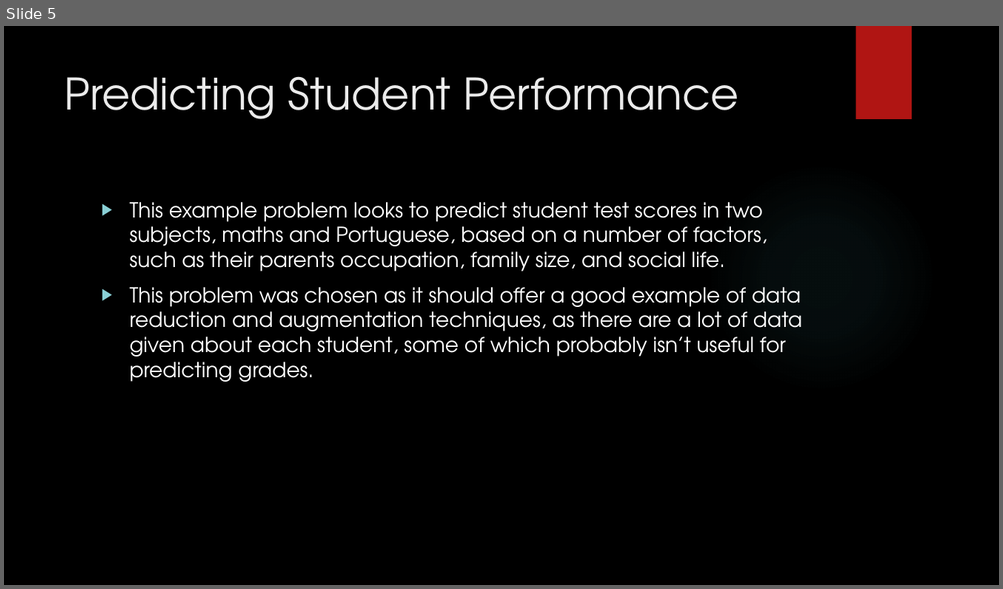
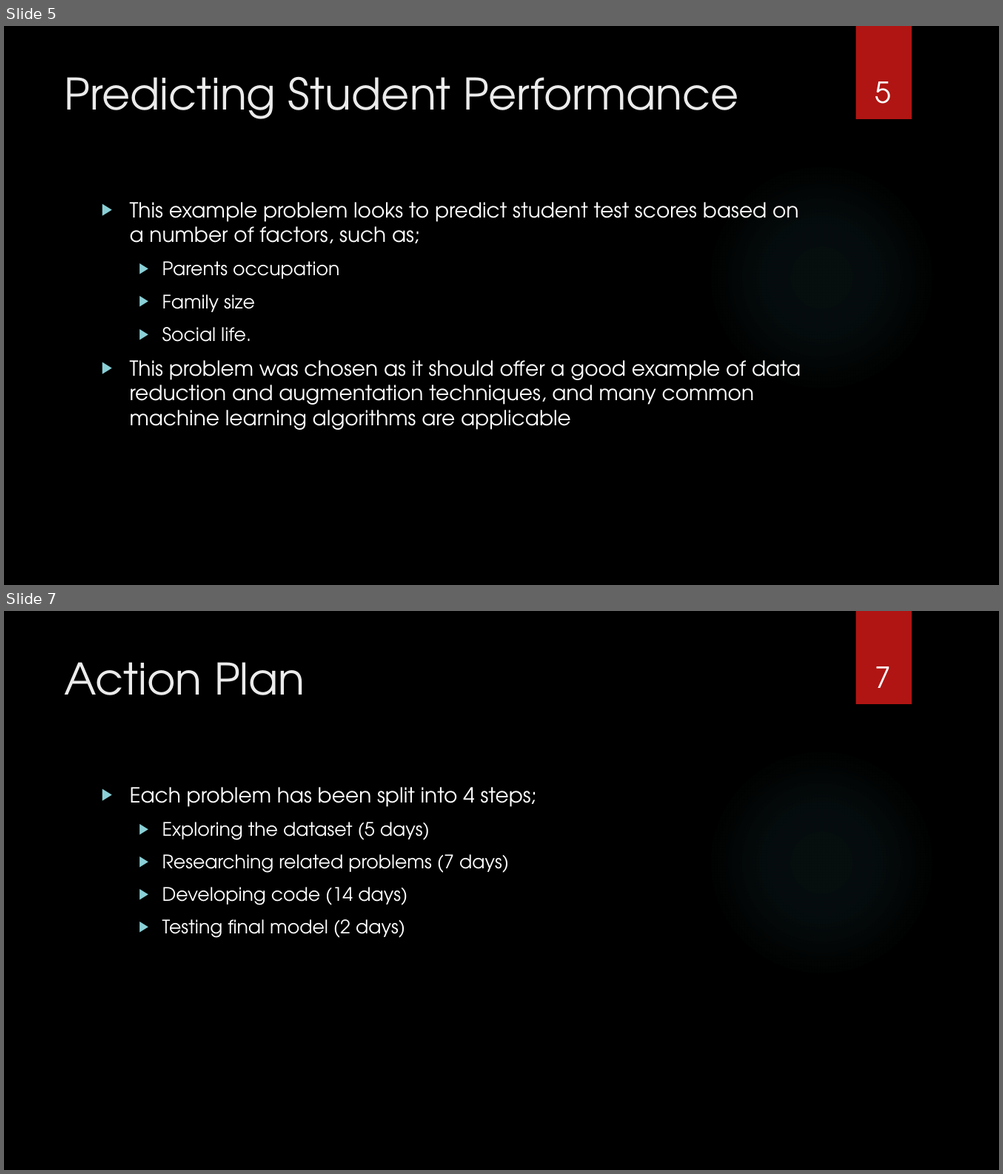
Before and after one commit to BladesOfBaconIV/finalYearProject, a slide deck: documents/interim-presentation/Machine Learning Using Python Frameworks.pptx. Shown one above the other, each under a label of ours: slide 5 before the commit, slides 5 and 7 after it; the slides between them are not shown. The pictures are 1003x589 and 1003x1174 pixels, drawn with LibreOffice and Linux fonts; fonts in the diff are those of the drawing; background and template pictures are left out. Boxes give left, top, right and bottom in pixels: in the first picture for what was removed or moved away, otherwise in the second. Text is boxed around its words. In the diff, an @@ line names an element or a change of style, - is before the commit and + after.

```diff
--- a/documents/interim-presentation/Machine Learning Using Python Frameworks.pptx
+++ b/documents/interim-presentation/Machine Learning Using Python Frameworks.pptx
@@ slide 7 added at (4,611,999,1170), background picture (left out); not listed: 2 template elements that a slide beside it also shows @@
@@ title added at (64,662,305,695), 42 pt, text #EBEBEB @@
+Action Plan
@@ page number added at (875,667,891,688), 28 pt, text #FFFFFF @@
+7
@@ text added at (130,787,537,938), 18 pt, text #FFFFFF @@
+▶ Each problem has been split into 4 steps;
+  ▶ Exploring the dataset (5 days)
+  ▶ Researching related problems (7 days)
+  ▶ Developing code (14 days)
+  ▶ Testing final model (2 days)
@@ slide 5 changed as well @@
@@ page number added at (875,82,891,104), 28 pt, text #FFFFFF @@
+5
@@ text at (130,202,800,430): text changed @@
-▶ This example problem looks to predict student test scores in two subjects, maths and Portuguese, based on a number of factors, such as their parents occupation, family size, and social life.
-▶ This problem was chosen as it should offer a good example of data reduction and augmentation techniques, as there are a lot of data given about each student, some of which probably isn’t useful for predicting grades.
+▶ This example problem looks to predict student test scores based on a number of factors, such as;
+  ▶ Parents occupation
+  ▶ Family size
+  ▶ Social life.
+▶ This problem was chosen as it should offer a good example of data reduction and augmentation techniques, and many common machine learning algorithms are applicable
```
Also in this commit, not shown: 7 other slides changed, 1 other slide added, 1 other file.
